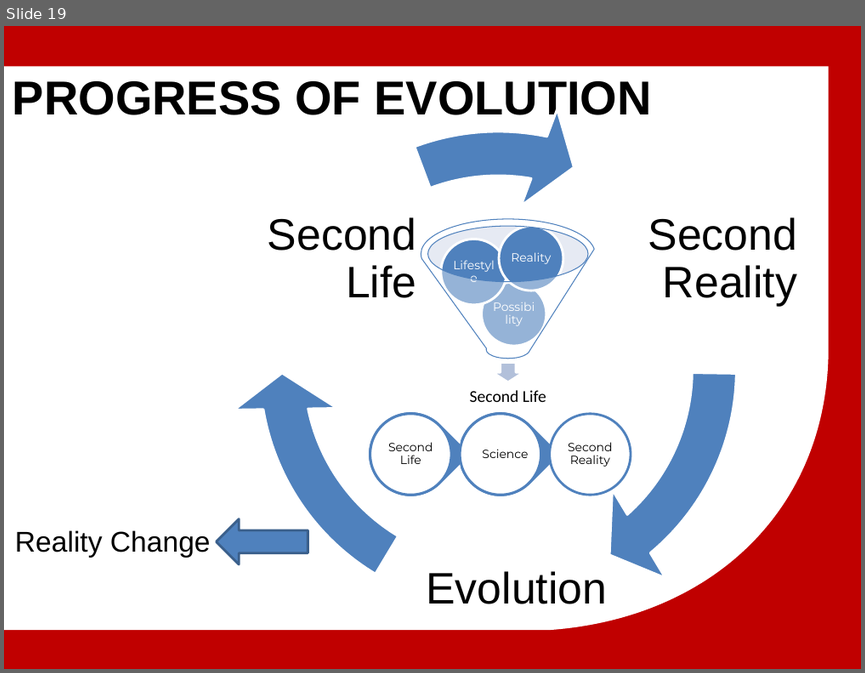
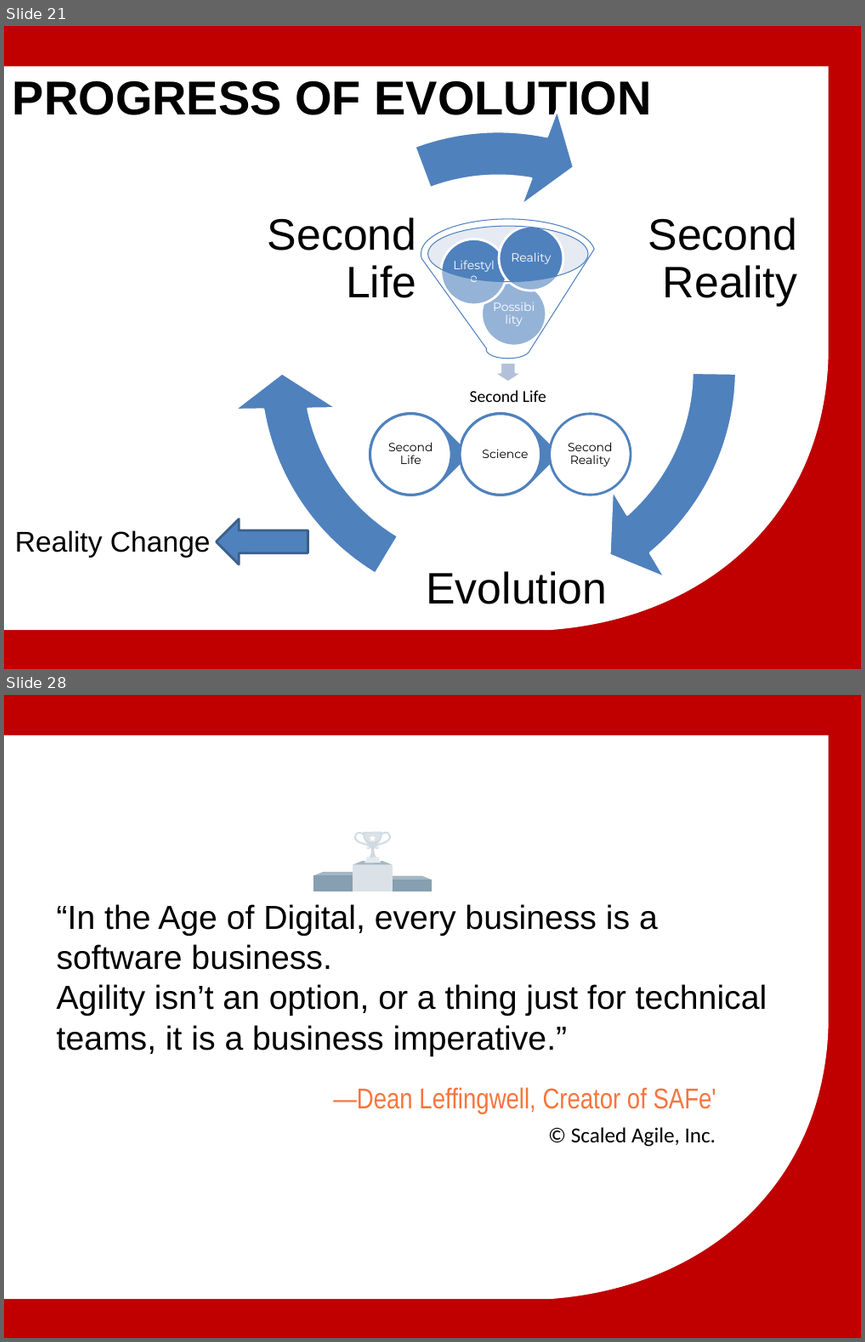
Before and after one commit to michailmarkou1995/BSc-Computer-Science-Projects, a slide deck: MENTAL WEALTH PROFESSIONAL LIFE 3 (PROJECT) (CN6000)/Research_Thesis_Main/Μητροπολιτικό Κολλέγιο_ΣΕΚΦ[Μιχαηλ Μαρκου] Advanced multiplayer game mechanics.pptx. Shown one above the other, each under a label of ours: slide 19 before the commit, slides 21 and 28 after it; the slides between them are not shown. The pictures are 865x673 and 865x1342 pixels, drawn with LibreOffice and Linux fonts; fonts in the diff are those of the drawing; background and template pictures are left out. Boxes give left, top, right and bottom in pixels: in the first picture for what was removed or moved away, otherwise in the second. Text is boxed around its words. In the diff, an @@ line names an element or a change of style, - is before the commit and + after.

```diff
--- a/MENTAL WEALTH PROFESSIONAL LIFE 3 (PROJECT) (CN6000)/Research_Thesis_Main/Μητροπολιτικό Κολλέγιο_ΣΕΚΦ[Μιχαηλ Μαρκου] Advanced multiplayer game mechanics.pptx
+++ b/MENTAL WEALTH PROFESSIONAL LIFE 3 (PROJECT) (CN6000)/Research_Thesis_Main/Μητροπολιτικό Κολλέγιο_ΣΕΚΦ[Μιχαηλ Μαρκου] Advanced multiplayer game mechanics.pptx
@@ slide 28 added at (4, 695, 861, 1338), background #C00000; not listed: 1 template element that a slide beside it also shows @@
@@ group added at (313, 831, 432, 891): 16 freeform shapes @@
@@ text added at (57, 904, 767, 1056), 28 pt, text #000000 @@
+“In the Age of Digital, every business is a software business.
+Agility isn’t an option, or a thing just for technical teams, it is a business imperative.”
@@ text added at (333, 1087, 716, 1114), 24 pt, text #F7743C @@
+—Dean Leffingwell, Creator of SAFe'
@@ text added at (571, 1127, 716, 1146), 18 pt, text #000000 @@
+© Scaled Agile, Inc.
@@ what was slide 19 is now slide 21 @@
```
Also in this commit, not shown: 3 slides changed, 10 other slides added, 2 slides removed.
